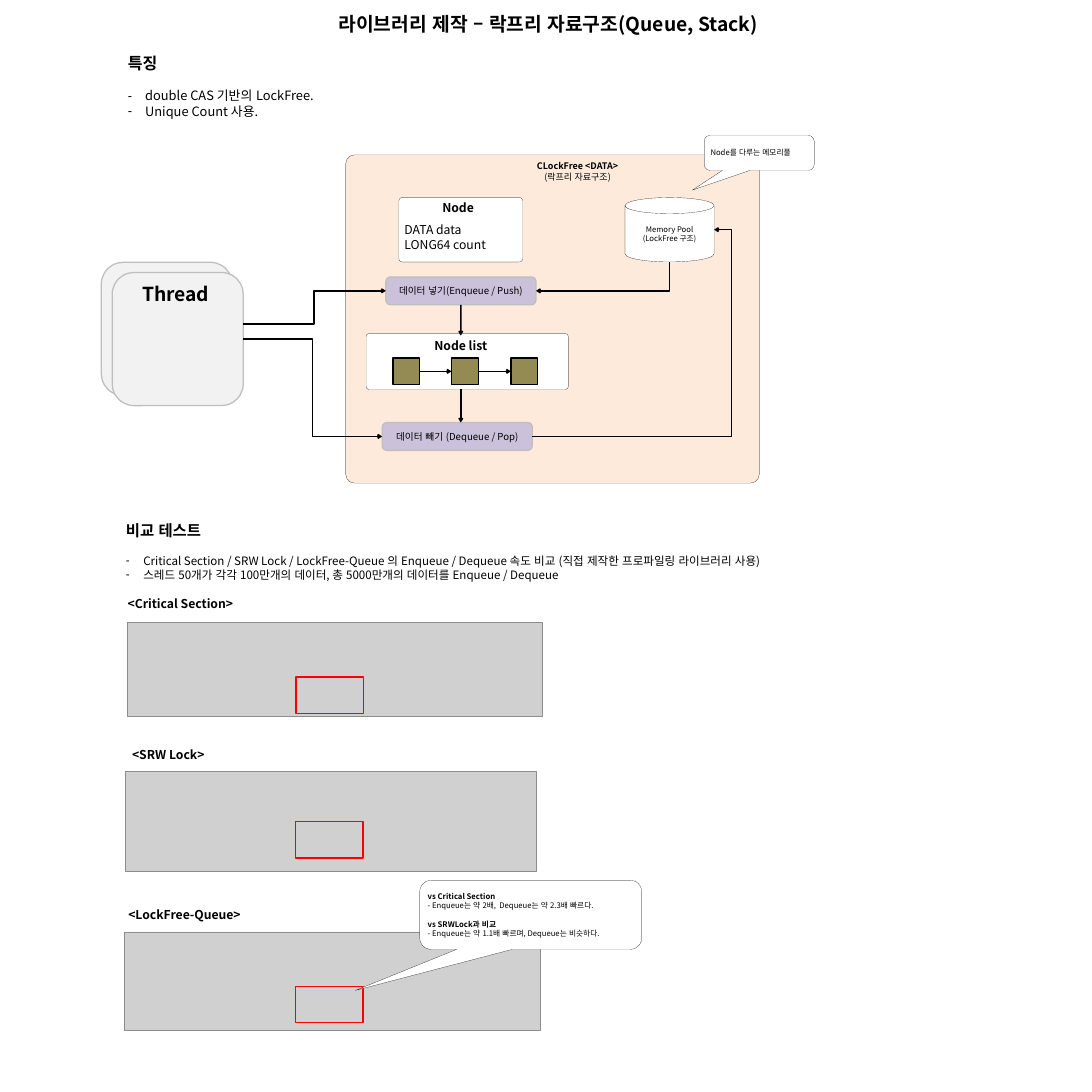
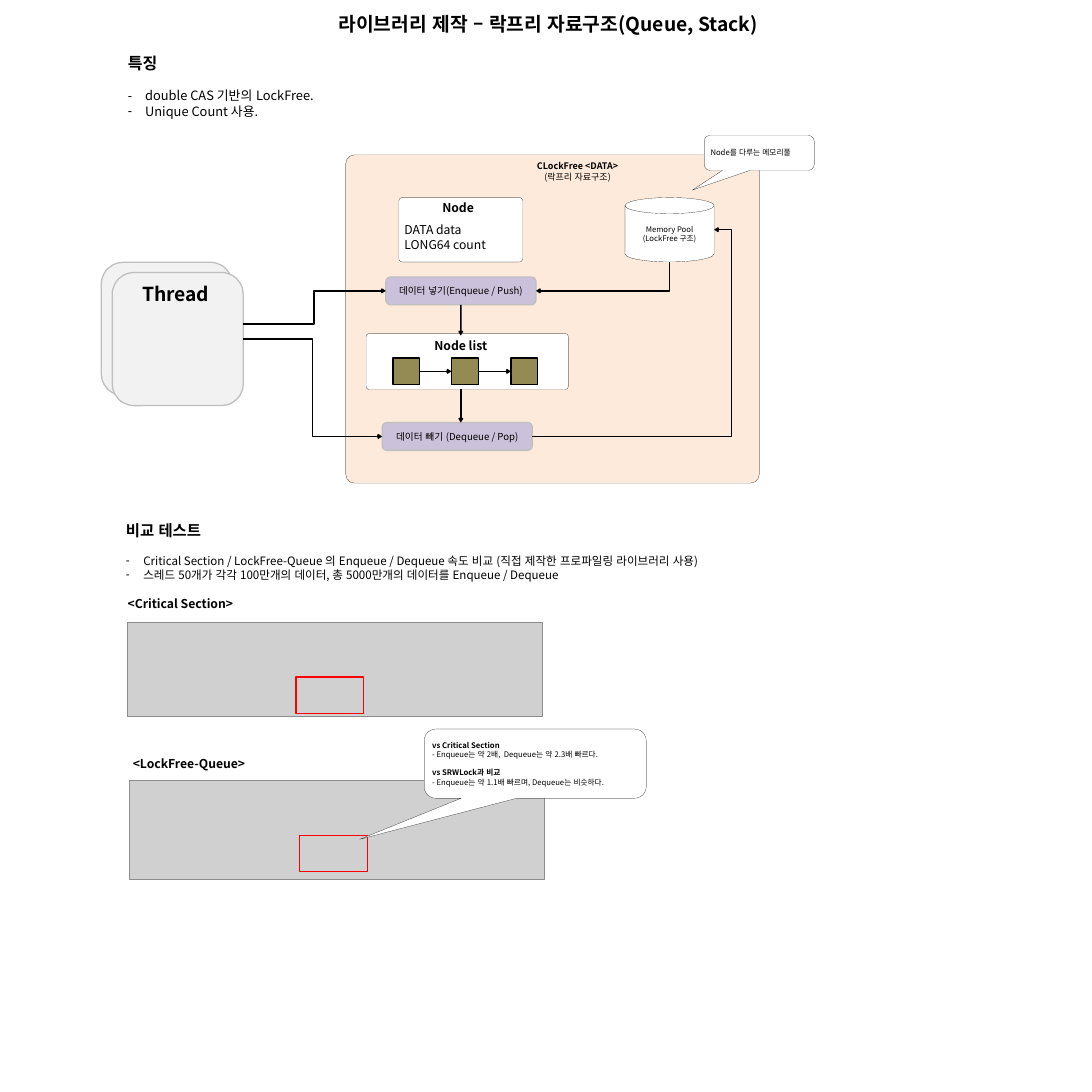
Before and after one commit to Buchen-Apple/MyCode, a slide deck: slide 6 of _포트폴리오/최종/포트폴리오_송진규.pptx. Drawn at 1092x1092 pixels with LibreOffice and Linux fonts; fonts in the diff are those of the drawing; grey boxes stand for pictures. Boxes give left, top, right and bottom in pixels: in the first picture for what was removed or moved away, otherwise in the second. Text is boxed around its words. In the diff, an @@ line names an element or a change of style, - is before the commit and + after.

```diff
--- a/_포트폴리오/최종/포트폴리오_송진규.pptx
+++ b/_포트폴리오/최종/포트폴리오_송진규.pptx
@@ text at [143,555,698,568]: text changed @@
-– Critical Section / SRW Lock / LockFree-Queue 의 Enqueue / Dequeue 속도 비교 (직접 제작한 프로파일링 라이브러리 사용)
+– Critical Section / LockFree-Queue 의 Enqueue / Dequeue 속도 비교 (직접 제작한 프로파일링 라이브러리 사용)
@@ text removed at [132,749,204,759] @@
-<SRW Lock>
@@ picture removed at [125,772,536,871] @@
@@ rectangle removed at [295,822,363,858] @@
@@ 1 picture, 1 text, 1 rounded speech box, 1 rectangle: place and size @@
-1 picture, 1 text, 1 rounded speech box, 1 rectangle at [125,880,642,1031]
+1 picture, 1 text, 1 rounded speech box, 1 rectangle at [129,729,646,880]
```
Also in this commit, not shown: 1 other slide changed, 1 slide removed, 15 other files.
